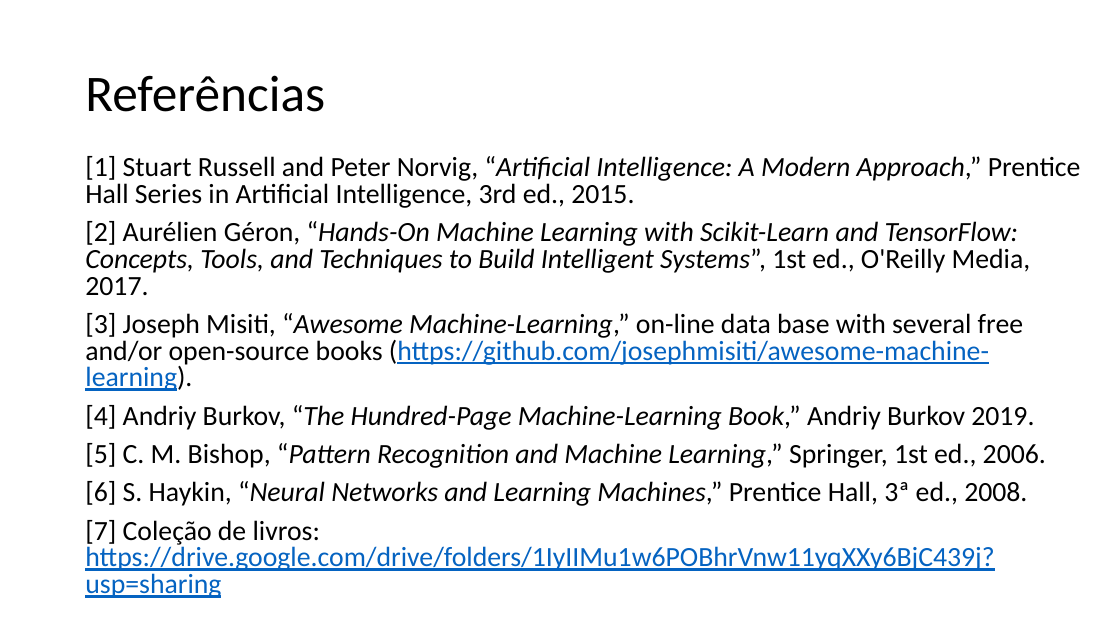
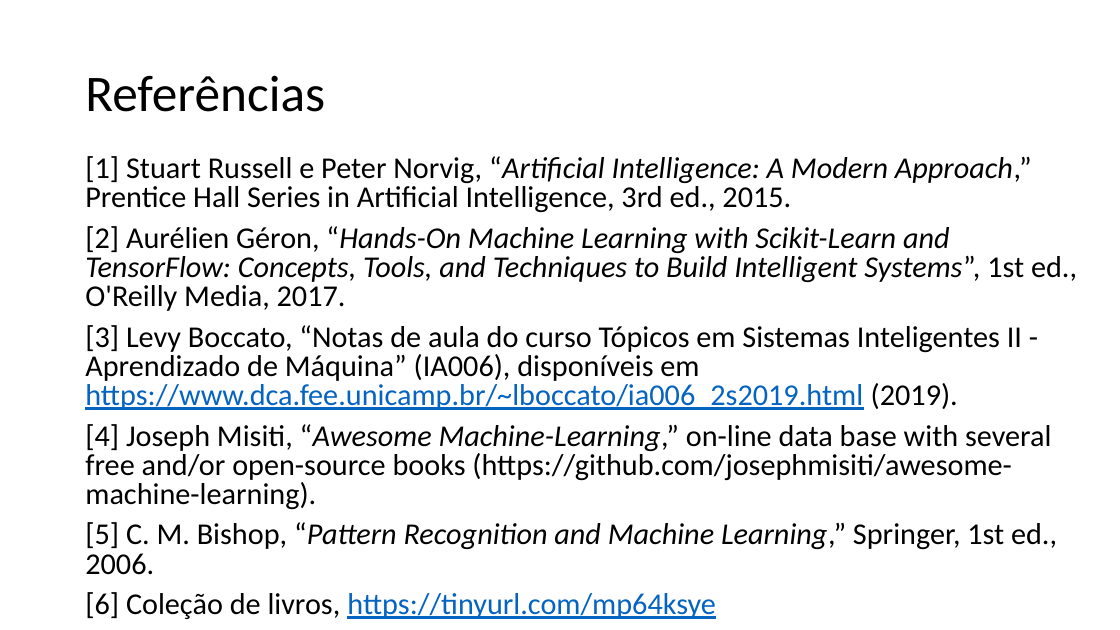
Before and after one commit to zz4fap/t320_aprendizado_de_maquina, a slide deck: slide 6 of slides/T320_Classificação (Parte I).pptx. Drawn at 1120x630 pixels with LibreOffice and Linux fonts; fonts in the diff are those of the drawing. Boxes give left, top, right and bottom in pixels: in the first picture for what was removed or moved away, otherwise in the second. Text is boxed around its words. In the diff, an @@ line names an element or a change of style, - is before the commit and + after.

Commit message:
update of slides

```diff
--- a/slides/T320_Classificação (Parte I).pptx
+++ b/slides/T320_Classificação (Parte I).pptx
@@ text at (x1=85, y1=156, x2=1032, y2=213): text changed; size 23.8 to 25.9 pt @@
-[1] Stuart Russell and Peter Norvig, “Artificial Intelligence: A Modern Approach,” Prentice Hall Series in Artificial Intelligence, 3rd ed., 2015.
+[1] Stuart Russell e Peter Norvig, “Artificial Intelligence: A Modern Approach,” Prentice Hall Series in Artificial Intelligence, 3rd ed., 2015.
@@ text at (x1=85, y1=226, x2=1077, y2=575): size 23.8 to 25.9 pt in "[2] Aurélien Géron, “Hands-On Machine Learning with ...", "[5] C. M. Bishop, “Pattern Recognition and ..." @@
@@ text at (x1=85, y1=325, x2=1051, y2=510): text changed; size 23.8 to 25.9 pt @@
-[3] Joseph Misiti, “Awesome Machine-Learning,” on-line data base with several free and/or open-source books (https://github.com/josephmisiti/awesome-machine-learning).
-[4] Andriy Burkov, “The Hundred-Page Machine-Learning Book,” Andriy Burkov 2019.
+[3] Levy Boccato, “Notas de aula do curso Tópicos em Sistemas Inteligentes II - Aprendizado de Máquina” (IA006), disponíveis em https://www.dca.fee.unicamp.br/~lboccato/ia006_2s2019.html (2019).
+[4] Joseph Misiti, “Awesome Machine-Learning,” on-line data base with several free and/or open-source books (https://github.com/josephmisiti/awesome-machine-learning).
@@ text at (x1=85, y1=592, x2=715, y2=619): text changed; size 23.8 to 25.9 pt; text colour #000000 to #0563C1 @@
-[6] S. Haykin, “Neural Networks and Learning Machines,” Prentice Hall, 3ª ed., 2008.
-[7] Coleção de livros: https://drive.google.com/drive/folders/1IyIIMu1w6POBhrVnw11yqXXy6BjC439j?usp=sharing
+[6] Coleção de livros, https://tinyurl.com/mp64ksye
```
Also in this commit, not shown: 1 other file.
